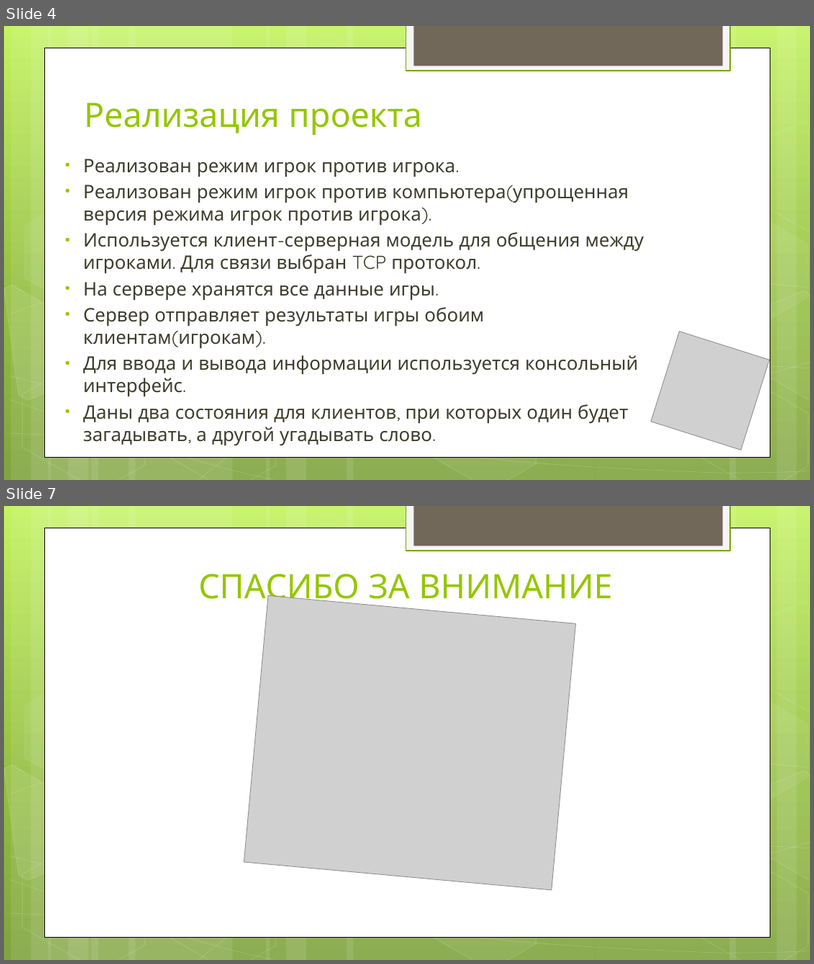
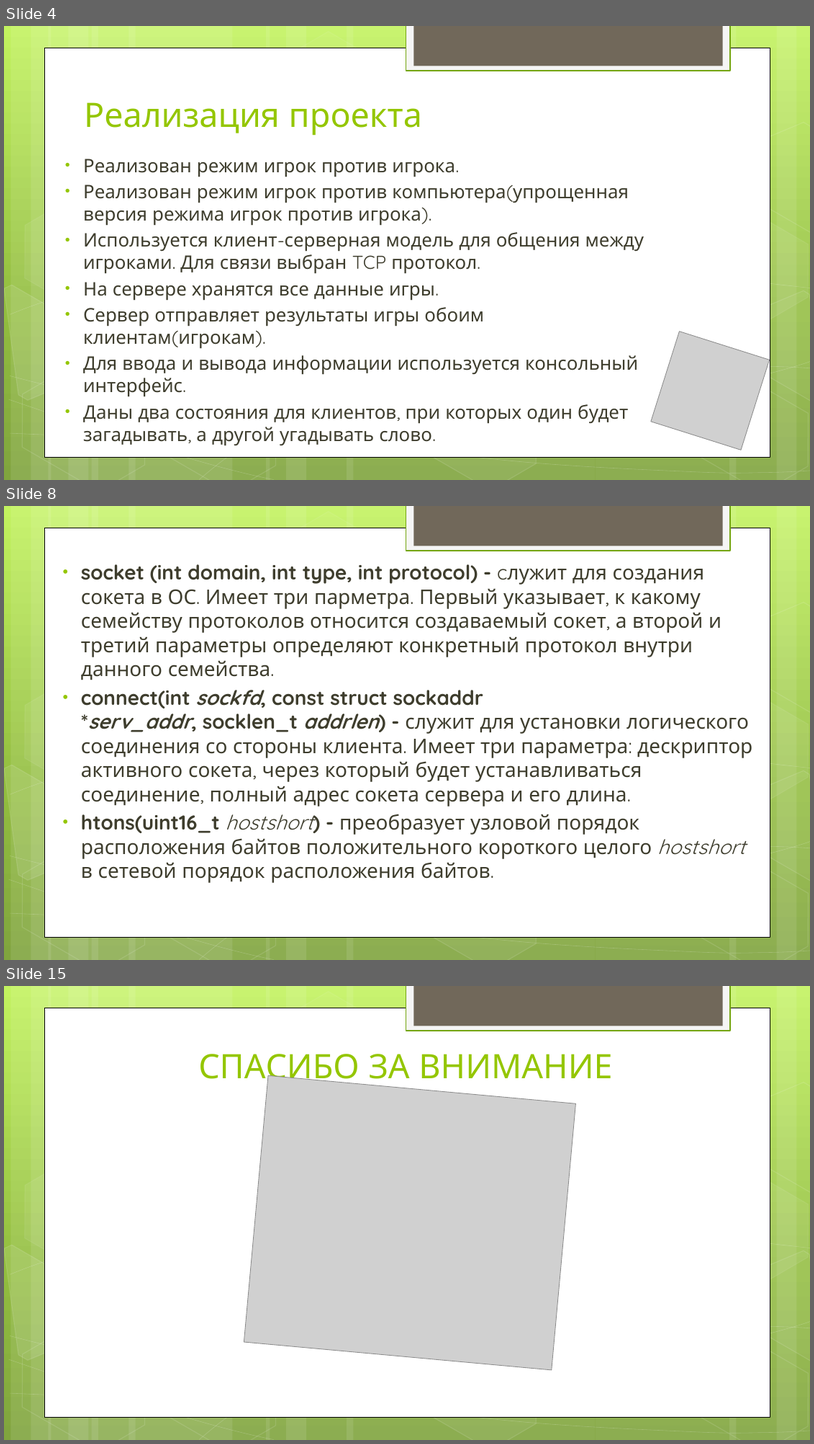
Before and after one commit to Toad-Non-Stop/Toad-Non-Stop, a slide deck: OC_Labs/palach/Презентация курсовой.ppt. Shown one above the other, each under a label of ours: slides 4 and 7 before the commit, slides 4, 8 and 15 after it; the slides between them are not shown. The pictures are 814x964 and 814x1444 pixels, drawn with LibreOffice and Linux fonts; fonts in the diff are those of the drawing; grey boxes stand for pictures. Boxes give left, top, right and bottom in pixels: in the first picture for what was removed or moved away, otherwise in the second. Text is boxed around its words. In the diff, an @@ line names an element or a change of style, - is before the commit and + after.

```diff
--- a/OC_Labs/palach/Презентация курсовой.ppt
+++ b/OC_Labs/palach/Презентация курсовой.ppt
@@ slide 8 added at [4, 506, 810, 960], background gradient #C3F35F to #93BF3F to #81A53E; not listed: 30 template elements that a slide beside it also shows @@
@@ text added at [81, 564, 753, 883], 24 pt, text #3E3D2D @@
+• socket (int domain, int type, int protocol) - cлужит для создания сокета в ОС. Имеет три парметра. Первый указывает, к какому семейству протоколов относится создаваемый сокет, а второй и третий параметры определяют конкретный протокол внутри данного семейства.
+• connect(int sockfd, const struct sockaddr *serv_addr, socklen_t addrlen) - служит для установки логического соединения со стороны клиента. Имеет три параметра: дескриптор активного сокета, через который будет устанавливаться соединение, полный адрес сокета сервера и его длина.
+• htons(uint16_t hostshort) - преобразует узловой порядок расположения байтов положительного короткого целого hostshort в сетевой порядок расположения байтов.
@@ what was slide 7 is now slide 15 @@
```
Also in this commit, not shown: 2 slides changed, 7 other slides added.
